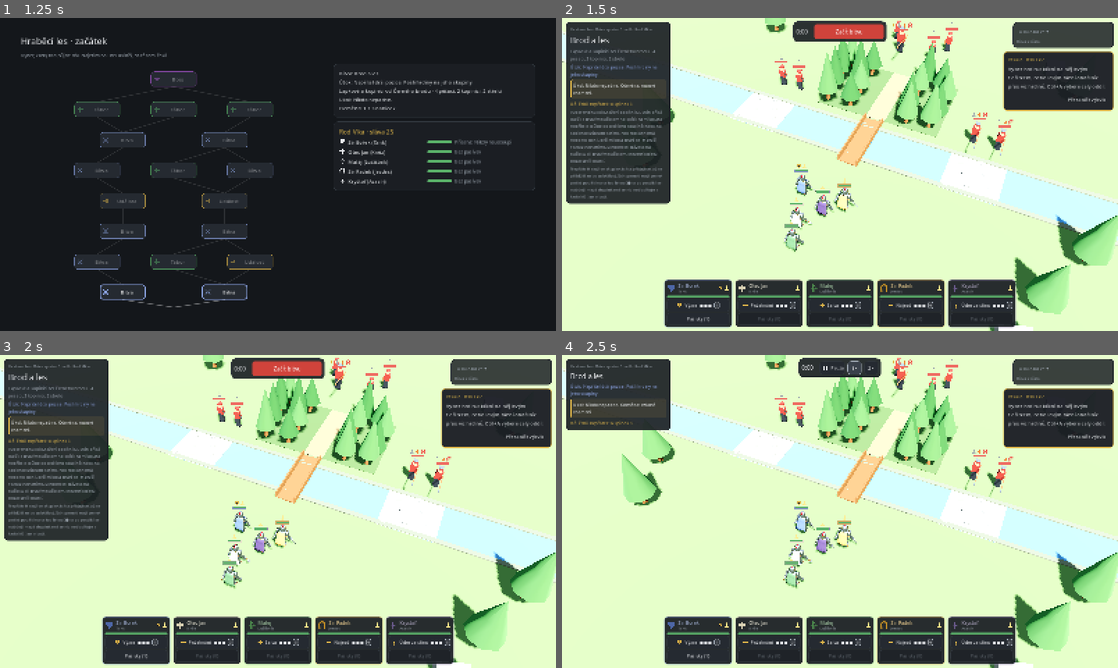
Above: before the commit, frames 1-4 (two rows, left to right).
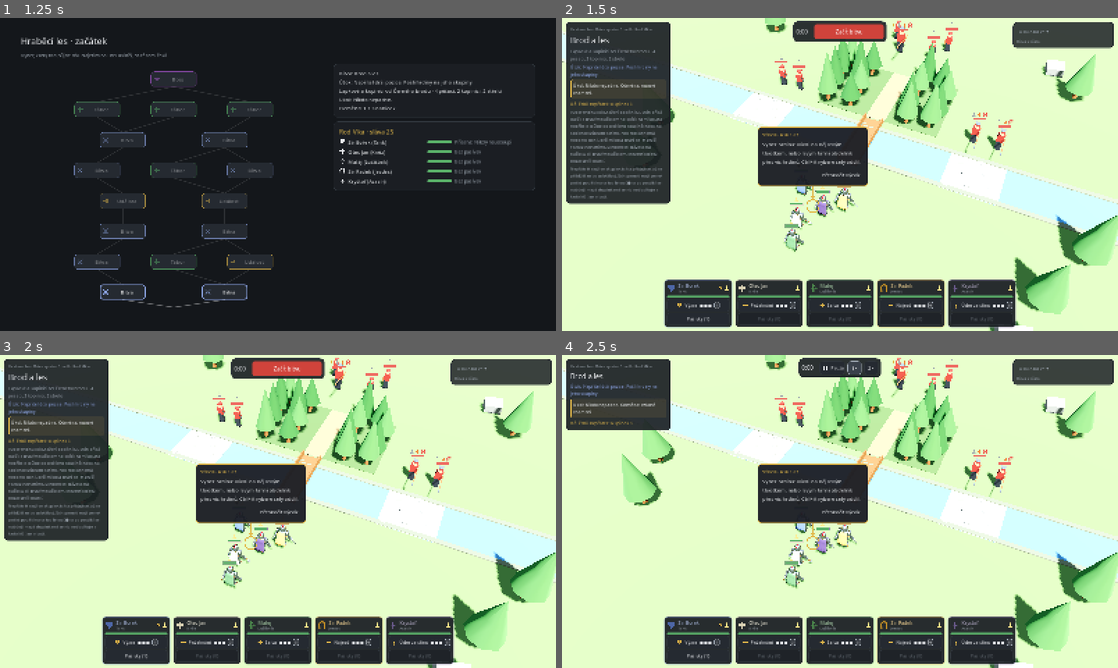
Above: after the commit, the same moments.

Repository: tomaspatolan-bit/roguelike
Game: Godot game, scene res://scenes/run/run.tscn
Same seed, same stepped clock (60 frames per second), same inputs: the game is played once before the commit and once after it.
Inputs:
- Up to frame 1 (1.25 s): click "Nový běh" at 0.5 s
- Up to frame 2 (1.5 s): click "Bitva" at 1.25 s
- Up to frame 3 (2 s): no input
- Up to frame 4 (2.5 s): click "Začít bitvu" at 2 s

Frame 1 is identical in both runs. In frame 2, 7.6% of the frame differs, in the area x 35-100%, y 10-63%; in frame 3, 7.6%; in frame 4, 7.6%.

Commit message:
Výcvik zastaví bitvu, když se něco děje; karta přišpendlená k cíli
Tom: po startu nepřátelé vyrazí a hráč nestihne zareagovat; mezerník
v obraně nefungoval; karta je daleko od toho, čeho se týká.
- kroky s trigger (nepřátelé jdou, začne boj, velitel chystá schopnost):
  bitva se zastaví a kamera se posune na místo
- karta výcviku se šipkou a kroužkem u cíle kroku (hrdinové, místo před
  nimi, tlačítko nahoře, nepřítel, schopnost na kartě, kruh velitele)
- mezerník v rozestavení spustí bitvu
- test vycvik.gd prochází výcvik jako hráč (Most i Lesní ves)

Co-Authored-By: Claude Opus 5.5 <noreply@anthropic.com>
Claude-Session: https://claude.ai/code/session_01YTcC7gpzrVVeumCwLBkTTm

Diff:
--- a/data/vycvik.json
+++ b/data/vycvik.json
@@ -1,13 +1,13 @@
 {
-  "_info": "Výcvik v první bitvě (rozhodnutí 30.10.2026): kroky jdou po sobě, krok skončí, až hráč udělá, co popisuje (done). Klíče done hlídá battle.gd: selected (vybraný hrdina), order_point (rozkaz na místo), running (bitva běží), order_group (rozkaz na skupinu nepřátel), ability (použitá schopnost), hold (H), ok (jen tlačítko Rozumím). Co hráč udělal dřív, platí: krok pak hned přeskočí.",
+  "_info": "Výcvik v první bitvě (rozhodnutí 30.10.2026). Kroky jdou po sobě; krok skončí, až hráč udělá, co popisuje (done): selected (vybraný hrdina), order_point (rozkaz na místo), running (bitva běží), order_group (rozkaz na skupinu nepřátel), ability (použitá schopnost), hold (H), ok (jen tlačítko Rozumím). Co hráč udělal dřív, platí. trigger = krok se ukáže, až nastane situace (contact: bdělý nepřítel do 10 m od hrdiny nebo se probudila skupinka; combat: hrdina bojuje; warn: velitel chystá schopnost); pak se bitva sama zastaví, ať hráč stihne zareagovat. Do té doby panel ukazuje wait_text. anchor = k čemu se karta přišpendlí se šipkou: heroes (hrdinové), ahead (místo před hrdiny), pause (tlačítko nahoře), foe (nejbližší bdělý nepřítel), cards (tlačítko schopnosti), warn (ohlášený kruh velitele).",
   "title": "Výcvik",
   "steps": [
-    {"done": "selected", "text": "Vyber hrdinu: klikni na něj levým tlačítkem, nebo levým táhni obdélník přes víc hrdinů. Ctrl+A vybere celý oddíl."},
-    {"done": "order_point", "text": "Pošli vybrané: klikni pravým tlačítkem na zem. Kruh pod kurzorem ukazuje, co se stane (bílý = jdi sem, modrý = drž se spojence, červený = útok na skupinu)."},
-    {"done": "running", "text": "Bitva teď stojí v pauze. Pusť ji mezerníkem. Mezerníkem ji kdykoli zase zastavíš a v klidu dáš rozkazy."},
-    {"done": "order_group", "text": "Zaútoč: vyber hrdiny a pravým klikni na nepřítele. Půjdou po celé jeho skupině. Nepřátelé stojí ve skupinkách a přidají se, až se přiblížíš."},
-    {"done": "ability", "text": "Použij schopnost: stiskni klávesu v rámečku na kartě hrdiny (1–5). Cílenou pak pravým tlačítkem namiř na bojiště. Každá schopnost má 3 použití za bitvu a nabíjí se."},
-    {"done": "hold", "text": "Klávesa H zruší rozkaz vybraným: zůstanou stát a brání se. Tak hrdinu zastavíš, když zabíhá moc daleko."},
-    {"done": "ok", "text": "Pozor na velitele: svou schopnost ohlásí textem a červeným kruhem na zemi. Uhni z kruhu, nebo velitele omrač Nájezdem. Hodně štěstí!"}
+    {"done": "selected", "anchor": "heroes", "text": "Vyber hrdinu: klikni na něj levým tlačítkem, nebo levým táhni obdélník přes víc hrdinů. Ctrl+A vybere celý oddíl."},
+    {"done": "order_point", "anchor": "ahead", "text": "Pošli vybrané: klikni pravým tlačítkem na zem, třeba sem. Kruh pod kurzorem ukazuje, co se stane (bílý = jdi sem, modrý = drž se spojence, červený = útok na skupinu)."},
+    {"done": "running", "anchor": "pause", "text": "Bitva teď stojí. Pusť ji mezerníkem (nebo tlačítkem nahoře). Mezerníkem ji kdykoli zase zastavíš a v klidu dáš rozkazy."},
+    {"done": "order_group", "trigger": "contact", "anchor": "foe", "wait_text": "Bitva běží. Sleduj nepřítele: až se dá do pohybu, hra se zastaví a poradí ti.", "text": "Nepřátelé jdou na vás, hra se zastavila. Vyber oddíl (Ctrl+A) a pravým klikni na nepřítele: hrdinové půjdou po celé jeho skupině. Pak pusť bitvu mezerníkem."},
+    {"done": "ability", "trigger": "combat", "anchor": "cards", "wait_text": "Hrdinové jdou do boje. Až se střetnou, hra se zastaví.", "text": "Boj začal, hra se zastavila. Použij schopnost: stiskni klávesu v rámečku na kartě (1–5), cílenou pak namiř pravým tlačítkem. Každá má 3 použití za bitvu a nabíjí se. Pak pusť bitvu mezerníkem."},
+    {"done": "hold", "anchor": "heroes", "text": "Klávesa H zruší rozkaz vybraným: zůstanou stát a brání se. Tak hrdinu zastavíš, když zabíhá moc daleko. Vyzkoušej to."},
+    {"done": "ok", "trigger": "warn", "anchor": "warn", "wait_text": "Dobře. Ještě jedna věc: až nepřátelský velitel začne chystat schopnost, hra se zastaví.", "text": "Velitel chystá schopnost: červený kruh ukazuje, kam dopadne. Uhni z něj (pravým klikni mimo), nebo velitele omrač Nájezdem. Pak pusť bitvu mezerníkem."}
   ]
 }
--- a/scripts/battle/battle.gd
+++ b/scripts/battle/battle.gd
@@ -16,6 +16,10 @@
 var _tut_steps: Array = []
 var _tut_i := -1                     # krok výcviku (-1 = výcvik neběží)
 var _tut_flags: Dictionary = {}      # co už hráč udělal (klíče done z dat)
+var _tut_data: Dictionary = {}
+var _tut_fired: Dictionary = {}      # kroky, jejichž situace (trigger) už nastala
+var _tut_shown := ""                 # co panel právě ukazuje (krok:wait/go), ať se nepřestavuje každý snímek
+var _tut_paused := false             # bitvu zastavil výcvik (test podle toho pokračuje)
 
 enum Phase { DEPLOY, BATTLE, PAUSE, OVER }
 
@@ -183,19 +187,123 @@
 func _tut_init() -> void:
 	if tutorial_mode < 0 or (tutorial_mode == 0 and tutorial_done()):
 		return
-	var d := Sim._read_json("res://data/vycvik.json")
-	_tut_steps = d.get("steps", [])
+	_tut_data = Sim._read_json("res://data/vycvik.json")
+	_tut_steps = _tut_data.get("steps", [])
 	if _tut_steps.is_empty():
 		return
 	_tut_i = 0
 	_tut_flags = {}
-	_tut_show()
-
-
-func _tut_show() -> void:
-	var st: Dictionary = _tut_steps[_tut_i]
-	var d := Sim._read_json("res://data/vycvik.json")
-	ui.show_tutorial(String(d.get("title", "Výcvik")), _tut_i + 1, _tut_steps.size(), String(st["text"]), String(st["done"]) == "ok")
+	_tut_shown = ""
+	_tut_update()
+
+
+func _tut_step() -> Dictionary:
+	return _tut_steps[_tut_i]
+
+
+## Každý snímek: čeká krok na situaci (trigger)? Když nastane, bitva se zastaví a krok se ukáže.
+## Karta výcviku se přišpendlí k tomu, čeho se krok týká (anchor).
+func _tut_update() -> void:
+	if _tut_i < 0:
+		return
+	var st := _tut_step()
+	var trig := String(st.get("trigger", ""))
+	var waiting := trig != "" and not _tut_fired.has(_tut_i)
+	if waiting and _tut_trigger(trig):
+		waiting = false
+		_tut_fired[_tut_i] = true
+		if phase == Phase.BATTLE:
+			phase = Phase.PAUSE   # ať hráč stihne zareagovat
+			_tut_paused = true
+			_refresh_panel()
+		var wp: Variant = _tut_world(String(st.get("anchor", "")))
+		if wp != null:
+			_focus_camera(wp)   # ať je vidět, co se děje
+	var key := "%d:%s" % [_tut_i, "wait" if waiting else "go"]
+	if key != _tut_shown:
+		_tut_shown = key
+		var text := String(st.get("wait_text", "")) if waiting else String(st["text"])
+		ui.show_tutorial(String(_tut_data.get("title", "Výcvik")), _tut_i + 1, _tut_steps.size(), text, not waiting and String(st["done"]) == "ok")
+	ui.point_tutorial(null if waiting else _tut_anchor(String(st.get("anchor", ""))))
+
+
+## Nastala situace, na kterou krok čeká?
+func _tut_trigger(trig: String) -> bool:
+	match trig:
+		"contact":
+			for f in sim.living(Sim.SIDE_FOE):
+				if f.asleep or f.fleeing:
+					continue
+				for k in sim.living(Sim.SIDE_KNIGHT):
+					if f.pos.distance_to(k.pos) <= 10.0:
+						return true
+		"combat":
+			for k in sim.living(Sim.SIDE_KNIGHT):
+				if sim.t - k.combat_t <= 0.3:
+					return true
+		"warn":
+			return not sim.warnings().is_empty()
+	return false
+
+
+## Místo na bojišti, kterého se krok týká (hrdinové, místo před nimi, nepřítel, kruh velitele), nebo null.
+func _tut_world(anchor: String) -> Variant:
+	var ks := sim.living(Sim.SIDE_KNIGHT)
+	var c := Vector2.ZERO
+	for k in ks:
+		c += k.pos
+	if not ks.is_empty():
+		c /= ks.size()
+	match anchor:
+		"heroes":
+			return c
+		"ahead":
+			var front := -INF
+			for k in ks:
+				front = maxf(front, k.pos.y)
+			return Vector2(c.x, front + 3.0)   # před nejpřednějším hrdinou, ať klik nepadne na spojence
+		"foe":
+			var best: Sim.Unit = null
+			for f in sim.living(Sim.SIDE_FOE):
+				if f.asleep or f.fleeing:
+					continue
+				if best == null or f.pos.distance_to(c) < best.pos.distance_to(c):
+					best = f
+			return best.pos if best != null else null
+		"warn":
+			var w := sim.warnings()
+			if not w.is_empty():
+				return (w[0] as Dictionary)["pos"]
+	return null
+
+
+## Bod na obrazovce, ke kterému patří karta výcviku (nebo null = výchozí místo pod deníkem).
+func _tut_anchor(anchor: String) -> Variant:
+	var ks := sim.living(Sim.SIDE_KNIGHT)
+	match anchor:
+		"heroes", "foe":
+			var wp: Variant = _tut_world(anchor)
+			return _tut_screen(wp, 1.1) if wp != null else null
+		"ahead", "warn":
+			var gp: Variant = _tut_world(anchor)
+			return _tut_screen(gp, 0.0) if gp != null else null
+		"pause":
+			var r := ui.top_bar.get_global_rect()
+			return Vector2(r.get_center().x, r.end.y)
+		"cards":
+			for k in ks:
+				var b: Variant = ui._ability_buttons.get(k.id)
+				if b != null and is_instance_valid(b) and sim.can_use_ability(k.id):
+					var r := (b as Control).get_global_rect()
+					return Vector2(r.get_center().x, r.position.y)
+	return null
+
+
+func _tut_screen(p: Vector2, h: float) -> Variant:
+	var w := Field.to_world(p, h)
+	if cam.is_position_behind(w):
+		return null
+	return cam.unproject_position(w)
 
 
 ## Hráč udělal něco, co výcvik hlídá; když to je cíl kroku, jde se dál (a přes kroky, které už splnil).
@@ -203,14 +311,14 @@
 	if _tut_i < 0 or _tut_flags.has(key):
 		return
 	_tut_flags[key] = true
-	var moved := false
-	while _tut_i < _tut_steps.size() and _tut_flags.has(String((_tut_steps[_tut_i] as Dictionary)["done"])):
+	while _tut_i < _tut_steps.size() and _tut_flags.has(String(_tut_step()["done"])):
 		_tut_i += 1
-		moved = true
+		if _tut_i >= _tut_steps.size():
+			break
 	if _tut_i >= _tut_steps.size():
 		_tut_finish()
-	elif moved:
-		_tut_show()
+	else:
+		_tut_update()
 
 
 func _tut_finish() -> void:
@@ -368,6 +476,8 @@
 		setup["pos"][u.id] = u.pos
 	_new_sim()
 	phase = Phase.BATTLE if _needs_deploy() else Phase.PAUSE
+	if phase == Phase.BATTLE:
+		_tut_mark("running")
 	_clear_selection()
 	_refresh_panel()
 
@@ -576,10 +686,15 @@
 func _toggle_pause() -> void:
 	if paused:
 		return
+	_tut_paused = false
+	if phase == Phase.DEPLOY:
+		_try_start()   # mezerník v rozestavení (obrana) spustí bitvu
+		return
 	if phase == Phase.BATTLE:
 		phase = Phase.PAUSE
 	elif phase == Phase.PAUSE:
 		phase = Phase.BATTLE
+		_tut_mark("running")
 	else:
 		return
 	_refresh_panel()
@@ -920,6 +1035,8 @@
 		if phase == Phase.OVER:
 			_tut_i = -1   # bitva skončila dřív: výcvik se ukáže znovu v další bitvě
 			ui.hide_tutorial()
+		else:
+			_tut_update()
 
 	_ui_t += delta
 	if _ui_t > 0.1:
--- a/scripts/battle/battle_ui.gd
+++ b/scripts/battle/battle_ui.gd
@@ -49,6 +49,8 @@
 var _tut_title: Label
 var _tut_text: Label
 var _tut_ok: Button
+var _tut_arrow: Line2D               # šipka od karty výcviku k cíli
+var _tut_mark: Line2D                # kroužek na cíli
 var top_bar: PanelContainer
 var top_row: HBoxContainer
 var info_card: PanelContainer
@@ -179,13 +181,21 @@
 	toast.visible = false
 	root.add_child(toast)
 
-	# výcvik: krok vpravo pod deníkem (show_tutorial, _place_tutorial)
+	# výcvik: karta s krokem, přišpendlená šipkou k tomu, čeho se krok týká (point_tutorial)
+	_tut_arrow = Line2D.new()
+	_tut_arrow.width = 3.0
+	_tut_arrow.default_color = GLORY
+	_tut_arrow.visible = false
+	root.add_child(_tut_arrow)
+	_tut_mark = Line2D.new()
+	_tut_mark.width = 3.0
+	_tut_mark.default_color = GLORY
+	_tut_mark.closed = true
+	for i in 24:
+		_tut_mark.add_point(Vector2.from_angle(TAU * i / 24.0) * 18.0)
+	_tut_mark.visible = false
+	root.add_child(_tut_mark)
 	tutorial = PanelContainer.new()
-	tutorial.anchor_left = 1.0
-	tutorial.anchor_right = 1.0
-	tutorial.grow_horizontal = Control.GROW_DIRECTION_BEGIN
-	tutorial.offset_right = -12
-	tutorial.offset_top = 120
 	tutorial.add_theme_stylebox_override("panel", _box(Color(0.10, 0.11, 0.14, 0.95), 10, 14, GLORY, 2))
 	var tv := VBoxContainer.new()
 	tv.add_theme_constant_override("separation", 8)
@@ -623,16 +633,48 @@
 	_tut_text.text = text
 	_tut_ok.visible = ok
 	tutorial.visible = true
-	_place_tutorial()
+	tutorial.reset_size()
 
 
 func hide_tutorial() -> void:
 	tutorial.visible = false
-
-
-## Panel výcviku leží pod deníkem bitvy (deník mění výšku, proto se volá i z update_dynamic).
-func _place_tutorial() -> void:
-	tutorial.offset_top = log_panel.position.y + log_panel.size.y + 10.0
+	_tut_arrow.visible = false
+	_tut_mark.visible = false
+
+
+## Umístí kartu výcviku k bodu na obrazovce (nad něj, nebo pod něj, když je v horní polovině)
+## a natáhne k němu šipku s kroužkem. Bez bodu (null) leží karta vpravo pod deníkem bitvy.
+func point_tutorial(target: Variant) -> void:
+	if not tutorial.visible:
+		return
+	var vp := root.get_viewport_rect().size
+	var sz := tutorial.size
+	var margin := 12.0
+	if target == null:
+		tutorial.position = Vector2(vp.x - sz.x - margin, log_panel.position.y + log_panel.size.y + 10.0)
+		_tut_arrow.visible = false
+		_tut_mark.visible = false
+		return
+	var t: Vector2 = target
+	var gap := 56.0
+	var below := t.y < vp.y * 0.45
+	var pos := Vector2(t.x - sz.x / 2.0, t.y + gap if below else t.y - gap - sz.y)
+	pos.x = clampf(pos.x, margin, vp.x - sz.x - margin)
+	pos.y = clampf(pos.y, margin, vp.y - sz.y - margin)
+	tutorial.position = pos
+	var edge_y := pos.y if below else pos.y + sz.y
+	var from := Vector2(clampf(t.x, pos.x + 24.0, pos.x + sz.x - 24.0), edge_y)
+	var dir := (t - from).normalized() if t.distance_to(from) > 1.0 else Vector2.DOWN
+	var tip := t - dir * 20.0
+	_tut_arrow.clear_points()
+	_tut_arrow.add_point(from)
+	_tut_arrow.add_point(tip)
+	_tut_arrow.add_point(tip + dir.rotated(2.6) * 12.0)
+	_tut_arrow.add_point(tip)
+	_tut_arrow.add_point(tip + dir.rotated(-2.6) * 12.0)
+	_tut_arrow.visible = from.distance_to(t) > 30.0
+	_tut_mark.position = t
+	_tut_mark.visible = true
 
 
 func set_log(lines: Array) -> void:
@@ -654,8 +696,6 @@
 
 ## Části, které se mění každý zlomek sekundy (bez přestavby panelů).
 func update_dynamic(sim: Sim, _pause_phase: bool, paused: bool) -> void:
-	if tutorial.visible:
-		_place_tutorial()
 	if _time_label != null:
 		_time_label.text = "%d:%02d" % [int(sim.t) / 60, int(sim.t) % 60]
 		var nw := sim.next_wave_t()
--- a/tests/screenshot_battle.gd
+++ b/tests/screenshot_battle.gd
@@ -62,6 +62,13 @@
 		started_at = frame
 	if started_at > 0:
 		var sim: Variant = scene.get("sim")
+		if bool(scene.get("_tut_paused")):
+			# výcvik zastavil bitvu, ať hráč zareaguje: snímek a pokračovat (reakci obstará auto-hraní níž)
+			_tut_pauses += 1
+			if _tut_pauses <= 3:
+				_shot("06_vycvik_pauza_%d.png" % _tut_pauses)
+			print("Výcvik zastavil bitvu v %.0f s (krok %d)" % [float(sim.get("t")), int(scene.get("_tut_i")) + 1])
+			scene.call("_toggle_pause")
 		if sim != null and scene.get("phase") == 1:
 			# stejná zásada jako test simulace: velitel vede oddíl skupinku po skupince, schopnost, když ji rada
 			# doporučí; cílené přes klik na bojiště
@@ -276,6 +283,7 @@
 
 
 var _aimed := 0
+var _tut_pauses := 0
 
 
 ## Použije schopnosti jako hráč: bez cíle tlačítkem, s cílem přes cílení a klik na bojiště.
--- /dev/null
+++ b/tests/vycvik.gd
@@ -0,0 +1,124 @@
+extends SceneTree
+## Výcvik jako hráč: kroky jdou po sobě, karta je přišpendlená k cíli, v klíčových chvílích se bitva zastaví.
+## Spuštění (s oknem): godot --path . --script res://tests/vycvik.gd -- <složka na snímky> [scénář]
+## Výsledek: „VÝSLEDEK: OK“, snímky vycvik_*.png.
+
+const TacticalCamera := preload("res://scripts/battle/orbit_camera.gd")
+const BattleScript := preload("res://scripts/battle/battle.gd")
+
+var scene: Node
+var out_dir := ""
+var frame := 0
+var errors: Array[String] = []
+var paused_steps: Array = []   # kroky, u kterých výcvik zastavil bitvu
+var shots := {}
+
+
+func _init() -> void:
+	TacticalCamera.edge_scroll_all = false
+	BattleScript.tutorial_mode = 1
+	var args := OS.get_cmdline_user_args()
+	if args.size() > 0:
+		out_dir = args[0]
+		DirAccess.make_dir_recursive_absolute(out_dir)
+	scene = load("res://scenes/battle/battle.tscn").instantiate()
+	if args.size() > 1:
+		scene.set("scenario_id", args[1])
+	root.add_child(scene)
+
+
+func _shot(file_name: String) -> void:
+	if out_dir == "" or DisplayServer.get_name() == "headless" or shots.has(file_name):
+		return
+	shots[file_name] = true
+	root.get_texture().get_image().save_png(out_dir.path_join("vycvik_" + file_name))
+
+
+func _ok(cond: bool, msg: String) -> void:
+	print("  %s  %s" % ["ok   " if cond else "CHYBA", msg])
+	if not cond:
+		errors.append(msg)
+
+
+func _step() -> int:
+	return int(scene.get("_tut_i"))
+
+
+func _ui() -> Variant:
+	return scene.get("ui")
+
+
+func _pinned() -> bool:
+	return bool((_ui().get("_tut_mark") as Node2D).visible)
+
+
+func _screen(p: Vector2, h: float) -> Vector2:
+	return (scene.get("cam") as Camera3D).unproject_position(Vector3(p.x, h, -p.y))
+
+
+func _process(_delta: float) -> bool:
+	frame += 1
+	var sim: Variant = scene.get("sim")
+	if frame == 30:
+		_shot("1_vyber.png")
+		_ok(bool((_ui().get("tutorial") as Control).visible) and _step() == 0, "krok 1 se ukázal")
+		_ok(_pinned(), "krok 1 je přišpendlený k hrdinům")
+		scene.call("_select_all")
+		_ok(_step() == 1, "výběr splnil krok 1")
+	elif frame == 40:
+		_shot("2_rozkaz.png")
+		_ok(_pinned(), "krok 2 je přišpendlený k místu před hrdiny")
+		scene.call("_command_click", _screen(scene.call("_tut_world", "ahead"), 0.0))   # tam, kam ukazuje karta
+		_ok(_step() == 2, "rozkaz pravým splnil krok 2")
+	elif frame == 50:
+		_shot("3_start.png")
+		_ok(_pinned(), "krok 3 ukazuje na tlačítko nahoře")
+		scene.call("_toggle_pause")
+		_ok(int(scene.get("phase")) == 1 and _step() == 3, "mezerník pustil bitvu (krok 3)")
+		scene.set("speed", 2.0)
+	elif frame > 50 and _step() >= 0:
+		if bool(scene.get("_tut_paused")):
+			_react(sim)
+		elif _step() == 5:
+			scene.call("_hold_selected")   # krok H se ukáže bez čekání; hráč ho zkusí
+			_ok(_step() == 6, "H splnilo krok 6")
+			scene.call("_select_all")
+		if _step() == 6 and int(scene.get("phase")) == 1:
+			sim.call("auto_command")   # oddíl dál útočí, ať velitel začne chystat schopnost
+	if frame > 50 and (_step() < 0 or String(sim.get("over")) != "" or float(sim.get("t")) > 150.0):
+		_ok(_step() < 0, "výcvik prošel všemi kroky (zbývá krok %d)" % (_step() + 1))
+		_ok(paused_steps.has(3) and paused_steps.has(4), "bitva se zastavila u nepřátel a u boje (%s)" % [paused_steps])
+		print("Zastavení výcviku u kroků: %s, bitva %.0f s" % [paused_steps.map(func(i: int) -> int: return i + 1), float(sim.get("t"))])
+		print("VÝSLEDEK: %s" % ("OK" if errors.is_empty() else "%d CHYB" % errors.size()))
+		quit()
+		return true
+	return false
+
+
+## Výcvik zastavil bitvu: snímek, kontrola a reakce jako hráč, pak pokračovat mezerníkem.
+func _react(sim: Variant) -> void:
+	var i := _step()
+	paused_steps.append(i)
+	_shot("pauza_%d.png" % (i + 1))
+	_ok(int(scene.get("phase")) == 2, "krok %d: bitva stojí" % (i + 1))
+	_ok(_pinned(), "krok %d: karta je přišpendlená" % (i + 1))
+	match i:
+		3:
+			# nepřátelé jdou: oddíl na nejbližší skupinu
+			scene.call("_select_all")
+			var best: Variant = null
+			for f: Variant in sim.call("living", "e"):
+				if not bool(f.get("asleep")) and (best == null or float((f.get("pos") as Vector2).y) < float((best.get("pos") as Vector2).y)):
+					best = f
+			var views: Dictionary = scene.get("views")
+			var sp := (scene.get("cam") as Camera3D).unproject_position((views[String(best.get("id"))] as Node3D).global_position + Vector3(0, 1.0, 0))
+			scene.call("_command_click", sp)
+			_ok(_step() == 4, "útok na skupinu splnil krok 4")
+		4:
+			scene.call("_ability", "tank")   # Výzva (bez cíle)
+			_ok(_step() == 5, "schopnost splnila krok 5")
+			_shot("6_h.png")
+		6:
+			_ui().emit_signal("tutorial_ok_pressed")
+			_ok(_step() == -1, "Rozumím ukončilo výcvik")
+	scene.call("_toggle_pause")
Not shown, added: tests/vycvik.gd.uid
Not shown, changed: README.md
Not shown, changed: docs/context/data.md
Not shown, changed: docs/context/scena-bitvy.md
Not shown, changed: docs/context/testy.md
Not shown, changed: docs/context/ui.md
Not shown, changed: docs/playtesty.md
Not shown, changed: docs/rozhodnuti.md
Not shown, changed: docs/stav.md
